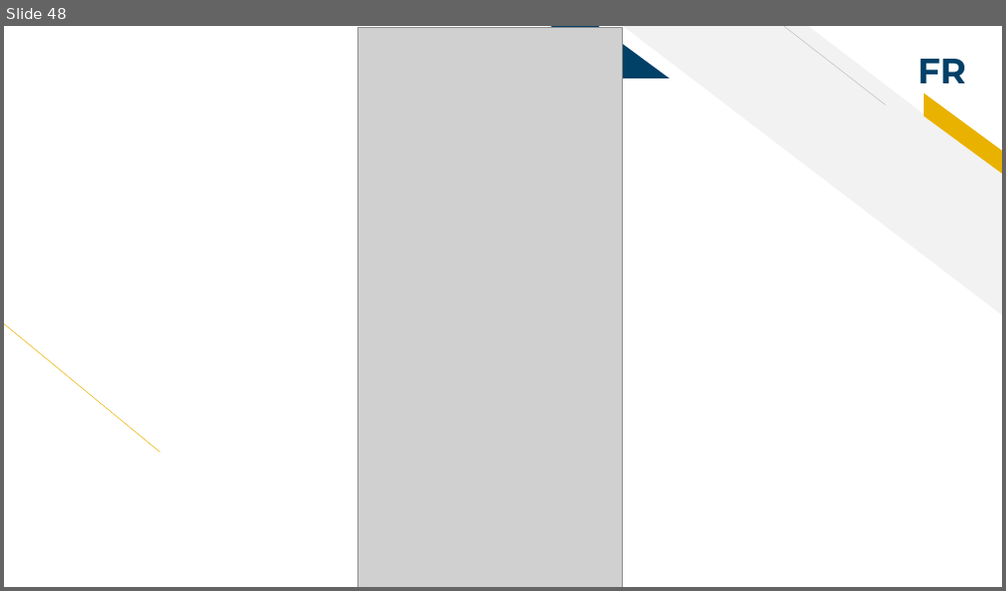
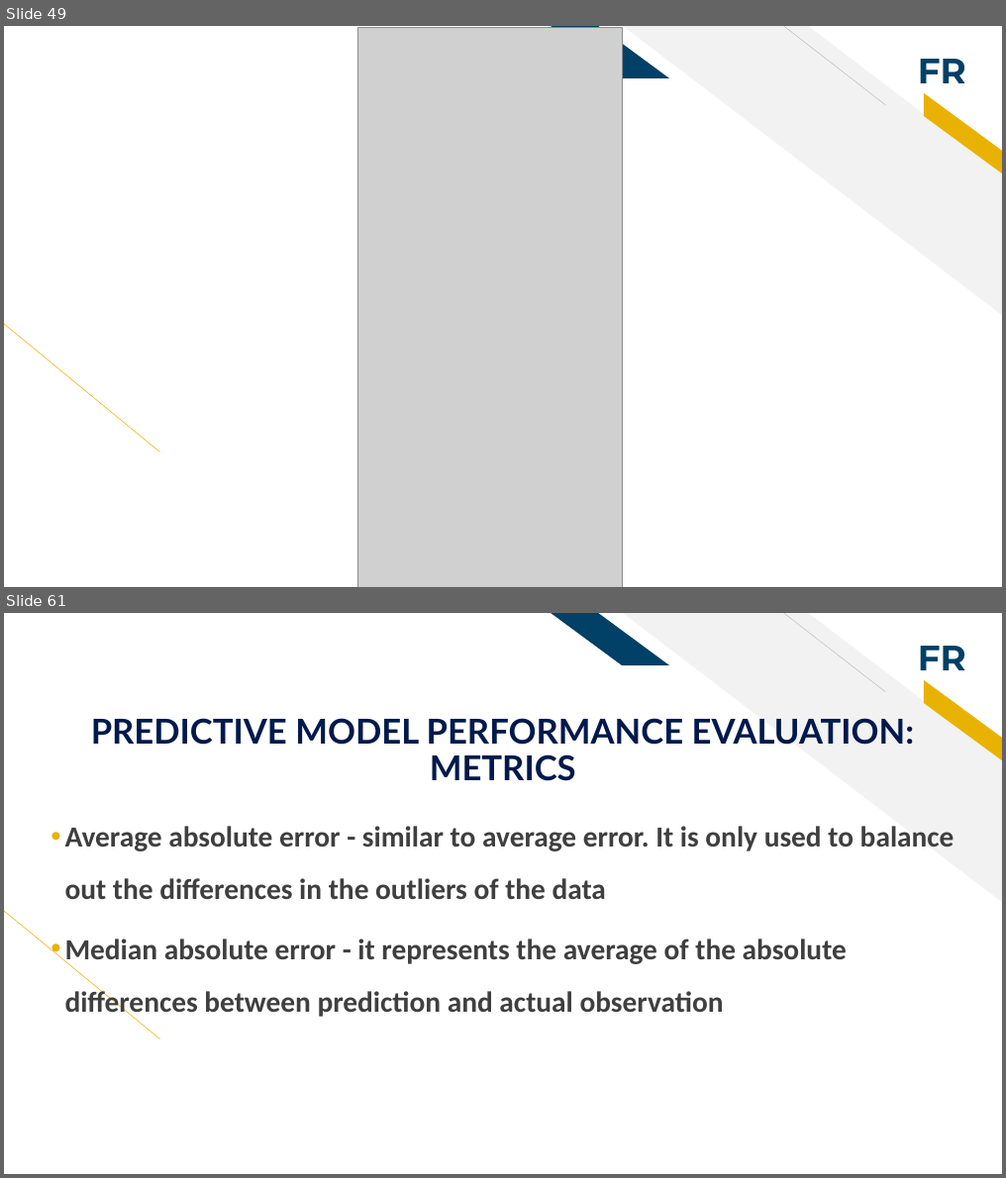
Before and after one commit to WanguiK/synthetica, a slide deck: Deck.pptx. Shown one above the other, each under a label of ours: slide 48 before the commit, slides 49 and 61 after it; the slides between them are not shown. The pictures are 1006x591 and 1006x1178 pixels, drawn with LibreOffice and Linux fonts; fonts in the diff are those of the drawing; grey boxes stand for pictures. Boxes give left, top, right and bottom in pixels: in the first picture for what was removed or moved away, otherwise in the second. Text is boxed around its words. In the diff, an @@ line names an element or a change of style, - is before the commit and + after.

```diff
--- a/Deck.pptx
+++ b/Deck.pptx
@@ slide 61 added at box(4, 613, 1002, 1174), background #FFFFFF; not listed: 6 template elements that a slide beside it also shows @@
@@ title added at box(91, 718, 915, 781), 33 pt, text #00194C, bold @@
+PREDICTIVE MODEL PERFORMANCE EVALUATION: METRICS
@@ text added at box(65, 826, 954, 1019), 28 pt, text #3F3F3F, bold @@
+• Average absolute error - similar to average error. It is only used to balance out the differences in the outliers of the data
+• Median absolute error - it represents the average of the absolute differences between prediction and actual observation
@@ what was slide 48 is now slide 49 @@
```
Also in this commit, not shown: 2 slides changed, 28 other slides added, 8 other files.
